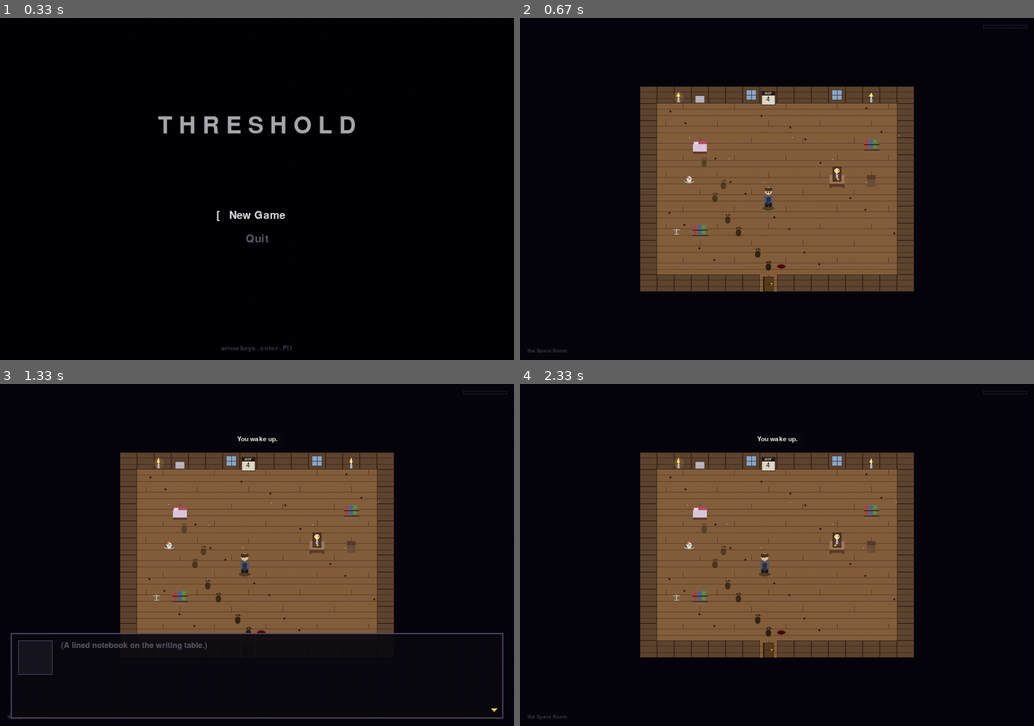
Above: before the commit, frames 1-4 (two rows, left to right).
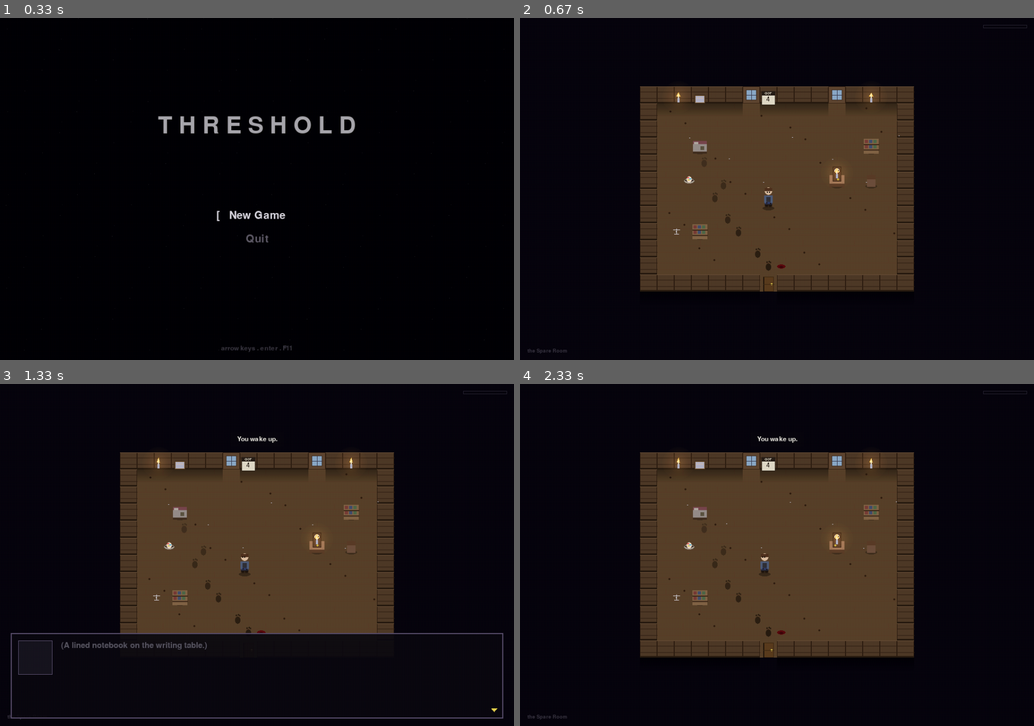
Above: after the commit, the same moments.

Repository: AV-ASU/Threshold
Game: pygame game, started from main.py
The game is run twice, just before and just after one commit, with the same random seed, the same clock (stepped at 60 frames per second) and the same inputs.
Inputs:
- Up to frame 1 (0.33 s): no input
- Up to frame 2 (0.67 s): tap Enter at 0.33 s
- Up to frame 3 (1.33 s): type "ann" at 0.67 s; tap Enter at 1 s; tap Space at 1.22 s
- Up to frame 4 (2.33 s): type "a" at 1.55 s; tap Enter at 1.68, 2.23 s; type "r" at 2.1 s

Frame 1 is identical in both runs. In frame 2, 22% of the frame differs, in the area x 23-77%, y 20-80%; in frame 3, 21%; in frame 4, 22%.

Commit message:
Darkwood art pass: lighting, shadows, muddy palette, the Yellow Sign
Builds the Darkwood look into the procedural draw layer so every scene
gets it. Desaturates the palette toward muddy/earthy/greyed tones
(floor base + per-tile detail colors) and ages the cheerful props (the
bed, the shelf books). Adds a cheap cached lighting model in
scenes/base.py + entities/decoration.py: soft contact shadows under
props, wall-cast shadows onto the floor + a height bevel on walls, and
warm light pools with falloff from candles, lanterns, and the fireplace.
Adds a bespoke asymmetric Yellow Sign glyph and uses it at scale in the
Sign Chamber and Scriptorium (replacing the scratch-mark placeholders).
Smoke test passes.

https://claude.ai/code/session_01GnCXFzCMyWzZvE9Lo4WQ4P

Diff:
--- a/entities/decoration.py
+++ b/entities/decoration.py
@@ -47,6 +47,45 @@
     return (int(round(ux * travel_x)), int(round(uy * travel_y)))
 
 
+# ---- Darkwood lighting helpers (mirror of scenes.base; kept local so
+# entities/ doesn't import scenes/) ----
+_DECO_SHADOW_CACHE = {}
+
+
+def _ground_shadow(surf, cx, cy, rw, rh, alpha=80):
+    key = (rw, rh, alpha)
+    s = _DECO_SHADOW_CACHE.get(key)
+    if s is None:
+        s = pygame.Surface((rw * 2, rh * 2), pygame.SRCALPHA)
+        pygame.draw.ellipse(s, (0, 0, 0, alpha), (0, 0, rw * 2, rh * 2))
+        _DECO_SHADOW_CACHE[key] = s
+    surf.blit(s, (int(cx - rw), int(cy - rh)))
+
+
+_DECO_POOL_CACHE = {}
+
+
+def _light_pool(surf, cx, cy, radius, color=(255, 170, 70), peak=70):
+    key = (radius, color, peak)
+    s = _DECO_POOL_CACHE.get(key)
+    if s is None:
+        s = pygame.Surface((radius * 2, radius * 2), pygame.SRCALPHA)
+        steps = 10
+        for k in range(steps, 0, -1):
+            r = max(1, int(radius * k / steps))
+            a = int(peak * (1 - k / steps) ** 1.4) + 4
+            pygame.draw.circle(s, (color[0], color[1], color[2], a),
+                               (radius, radius), r)
+        _DECO_POOL_CACHE[key] = s
+    surf.blit(s, (int(cx - radius), int(cy - radius)))
+
+
+_GROUNDED_DECOS = frozenset((
+    "well", "creepy_tree", "pickup_truck", "player_car", "cauldron",
+    "gas_pump", "payphone", "pedestal", "pillar", "wheelbarrow",
+))
+
+
 class Decoration:
     # Class-level player position cache. Game updates this every step
     # so a Decoration draw can read the player's world coords without
@@ -71,12 +110,15 @@
         sy = int(self.y - cam_y)
         if sx < -64 or sx > SCREEN_W + 64 or sy < -64 or sy > SCREEN_H + 64:
             return
+        if self.kind in _GROUNDED_DECOS:
+            _ground_shadow(surf, sx, sy + 16, 13, 5, 75)
         getattr(self, f"_draw_{self.kind}", self._draw_unknown)(surf, sx, sy)
 
     def _draw_unknown(self, surf, x, y):
         pygame.draw.rect(surf, (255, 0, 255), (x - 4, y - 4, 8, 8))
 
     def _draw_candle(self, surf, x, y):
+        _light_pool(surf, x, y - 2, 30, (255, 170, 80), 58)
         pygame.draw.rect(surf, (180, 180, 200), (x - 2, y, 4, 8))
         pygame.draw.rect(surf, (240, 230, 200), (x - 1, y - 4, 2, 4))
         f_h = 6 + math.sin(self.t * 18) * 1 + (random.random() - 0.5)
@@ -98,10 +140,6 @@
         pygame.draw.polygon(surf, (255, 200, 80), [(x, y - 4 - f_h), (x - f_w, y - 4), (x + f_w, y - 4)])
         pygame.draw.polygon(surf, (255, 240, 180),
                             [(x, y - 4 - f_h * 0.7), (x - f_w * 0.5, y - 4), (x + f_w * 0.5, y - 4)])
-        if int(self.t * 6) % 2 == 0:
-            glow = pygame.Surface((20, 20), pygame.SRCALPHA)
-            pygame.draw.circle(glow, (255, 200, 80, 30), (10, 10), 10)
-            surf.blit(glow, (x - 10, y - 12))
 
     def _draw_mud_footprint(self, surf, x, y):
         # A single boot print -- dark muddy oval with a heel mark and
@@ -324,6 +362,7 @@
         # top, lantern hangs from the arm tip. Earlier rounds drew only
         # the lantern + a stub of chain, which read as floating in the
         # corridor. The pole anchors it to the ground.
+        _light_pool(surf, x + 8, y, 40, (255, 175, 80), 72)
         ground_y = y + 18
         top_y = y - 22
         # vertical pole
@@ -983,6 +1022,35 @@
             w = max(1, int(h * tri_t))
             pygame.draw.line(surf, gold, (x - w, ly), (x + w, ly), 1)
 
+    def _draw_yellow_sign(self, surf, x, y):
+        # The Yellow Sign -- the cult's glyph, daubed on stone. An
+        # asymmetric three-armed curl in jaundiced yellow, breathing
+        # faintly. Deliberately wrong: the arms don't match, and the
+        # eye sits off-centre. This is the cosmic-horror anchor; it
+        # repeats at scale across the Scriptorium and Sign Chamber.
+        pulse = 1.0 + math.sin(self.t * 1.1 + self.seed) * 0.10
+        col = (196, 178, 72)
+        dark = (92, 80, 28)
+        R = 13 * pulse
+        arms = ((-1.5, 1.05), (1.15, 0.85), (0.25, 1.3))
+        for base_ang, lscale in arms:
+            L = R * lscale
+            pts = []
+            seg = 6
+            for i in range(seg + 1):
+                t = i / seg
+                a = base_ang + t * 1.05      # curl as the arm extends
+                rr = L * t
+                pts.append((int(x + math.cos(a) * rr),
+                            int(y + math.sin(a) * rr)))
+            pygame.draw.lines(surf, dark, False, pts, 4)
+            pygame.draw.lines(surf, col, False, pts, 2)
+        # Off-centre hooked eye at the heart of the glyph.
+        ex, ey = int(x - 1), int(y + 1)
+        pygame.draw.circle(surf, dark, (ex, ey), int(5 * pulse))
+        pygame.draw.circle(surf, col, (ex, ey), int(5 * pulse), 1)
+        pygame.draw.circle(surf, col, (ex + 2, ey - 1), 2)
+
     def _draw_chest(self, surf, x, y):
         # Wooden chest. Closed = lid down with a gold lock plate (and a
         # padlock if locked=True). Open = lid swung up and a dark
--- a/scenes/base.py
+++ b/scenes/base.py
@@ -6,24 +6,91 @@
 import pygame
 from constants import SCREEN_W, SCREEN_H, TILE
 
+
+# ---- Darkwood lighting / shadow helpers ----
+# Cheap, cached surfaces that turn the flat tile grid into something
+# with depth and mood: soft contact shadows ground props, warm light
+# pools relieve the dark, and a gradient strip casts wall shadows onto
+# the floor below them.
+_SHADOW_CACHE = {}
+
+
+def _ground_shadow(surf, cx, cy, rw, rh, alpha=80):
+    """Soft dark contact ellipse under a standing prop -- grounds it
+    so it stops looking like a sticker on the grid."""
+    key = (rw, rh, alpha)
+    s = _SHADOW_CACHE.get(key)
+    if s is None:
+        s = pygame.Surface((rw * 2, rh * 2), pygame.SRCALPHA)
+        pygame.draw.ellipse(s, (0, 0, 0, alpha), (0, 0, rw * 2, rh * 2))
+        _SHADOW_CACHE[key] = s
+    surf.blit(s, (int(cx - rw), int(cy - rh)))
+
+
+_POOL_CACHE = {}
+
+
+def _light_pool(surf, cx, cy, radius, color=(255, 170, 70), peak=70):
+    """Warm radial light pool with falloff. Normal-alpha overlay so it
+    reads as light spilling on the dark floor without blowing out."""
+    key = (radius, color, peak)
+    s = _POOL_CACHE.get(key)
+    if s is None:
+        s = pygame.Surface((radius * 2, radius * 2), pygame.SRCALPHA)
+        steps = 10
+        for k in range(steps, 0, -1):
+            r = max(1, int(radius * k / steps))
+            a = int(peak * (1 - k / steps) ** 1.4) + 4
+            pygame.draw.circle(s, (color[0], color[1], color[2], a),
+                               (radius, radius), r)
+        _POOL_CACHE[key] = s
+    surf.blit(s, (int(cx - radius), int(cy - radius)))
+
+
+_WALL_SHADOW = None
+
+
+def _wall_shadow_strip():
+    """A TILE-wide gradient (dark at top, fading down) blitted onto the
+    floor tile south of a wall, faking cast shadow + height."""
+    global _WALL_SHADOW
+    if _WALL_SHADOW is None:
+        h = (TILE * 3) // 4
+        s = pygame.Surface((TILE, h), pygame.SRCALPHA)
+        for yy in range(h):
+            a = int(100 * (1 - yy / h))
+            pygame.draw.line(s, (0, 0, 0, a), (0, yy), (TILE, yy))
+        _WALL_SHADOW = s
+    return _WALL_SHADOW
+
+
+# Object chars tall enough to throw a shadow onto the floor below.
+_SHADOW_CASTERS = frozenset("#WTpj%&lzqKR")
+# draw_object kinds that get a soft contact shadow at their base.
+_STANDING_KINDS = frozenset((
+    "tree", "cornstalk", "rock", "bed", "table", "chair",
+    "shelf", "stove", "crate", "debris",
+))
+
+
 FLOOR_DEFS = {
-    "g": {"color": (58, 100, 60),  "step": "step_grass"},
-    "G": {"color": (40, 80, 48),   "step": "step_grass"},
-    "_": {"color": (118, 110, 100),"step": "step_stone"},
-    "=": {"color": (132, 96, 60),  "step": "step_wood"},
-    ",": {"color": (110, 50, 70),  "step": "step_carpet"},
-    ".": {"color": (40, 36, 50),   "step": "step_stone"},
+    "g": {"color": (46, 58, 44),   "step": "step_grass"},
+    "G": {"color": (34, 46, 36),   "step": "step_grass"},
+    "_": {"color": (80, 78, 74),   "step": "step_stone"},
+    "=": {"color": (88, 66, 42),   "step": "step_wood"},
+    ",": {"color": (74, 40, 50),   "step": "step_carpet"},
+    ".": {"color": (30, 28, 38),   "step": "step_stone"},
     "@": {"color": (8, 6, 14),     "step": "step_void"},
     # Round-13: river floor is no longer universally solid. The
     # mistlands river enforces directional access via Game's
     # `_river_blocks` check (player.in_river state + designated entry
     # tile). Other scenes can still use `~` as decorative water; nothing
     # else currently does.
-    "~": {"color": (38, 80, 140),  "step": "step_stone"},
+    "~": {"color": (30, 52, 78),   "step": "step_stone"},
     # Dirt footpath -- the worn-grass walking lane that runs through every
     # outdoor scene (replaces the round-4 stone corridor). Soft ochre so
     # it reads as packed dirt next to grass without going full road.
-    "d": {"color": (132, 102, 70), "step": "step_grass"},
+    "d": {"color": (96, 76, 52),   "step": "step_grass"},
     "x": {"color": (28, 22, 30),   "step": "step_stone"},  # basement floor
     # Dense corn cover. Walkable + step_grass, but the per-tick
     # cover check in Game.update_player flips player.hidden to
@@ -32,7 +99,7 @@
     # Visually a deeper corn-green than `g` so the patches read
     # at a glance; scenes are encouraged to layer grass_tuft
     # decorations on top for body.
-    ":": {"color": (44, 78, 46),   "step": "step_grass"},
+    ":": {"color": (38, 52, 40),   "step": "step_grass"},
 }
 
 
@@ -169,21 +236,29 @@
     if not od or od["kind"] in ("invisible", "void_passage", "outdoor_passage"):
         return
     kind = od["kind"]
+    if kind in _STANDING_KINDS:
+        _ground_shadow(surf, rx + TILE // 2, ry + TILE - 5, 11, 4, 70)
     if kind == "stone_wall":
-        pygame.draw.rect(surf, (74, 70, 86), (rx, ry, TILE, TILE))
-        pygame.draw.rect(surf, (40, 36, 48), (rx, ry, TILE, TILE), 1)
-        pygame.draw.line(surf, (40, 36, 48), (rx, ry + 16), (rx + TILE, ry + 16), 1)
-        pygame.draw.line(surf, (40, 36, 48), (rx + 16, ry), (rx + 16, ry + 16), 1)
-        pygame.draw.line(surf, (40, 36, 48), (rx + 8, ry + 16), (rx + 8, ry + TILE), 1)
-        pygame.draw.line(surf, (40, 36, 48), (rx + 24, ry + 16), (rx + 24, ry + TILE), 1)
+        pygame.draw.rect(surf, (64, 62, 66), (rx, ry, TILE, TILE))
+        pygame.draw.rect(surf, (34, 32, 38), (rx, ry, TILE, TILE), 1)
+        pygame.draw.line(surf, (34, 32, 38), (rx, ry + 16), (rx + TILE, ry + 16), 1)
+        pygame.draw.line(surf, (34, 32, 38), (rx + 16, ry), (rx + 16, ry + 16), 1)
+        pygame.draw.line(surf, (34, 32, 38), (rx + 8, ry + 16), (rx + 8, ry + TILE), 1)
+        pygame.draw.line(surf, (34, 32, 38), (rx + 24, ry + 16), (rx + 24, ry + TILE), 1)
+        # Height bevel: lit top edge, shadowed base -- fakes a block
+        # with mass instead of a flat painted tile.
+        pygame.draw.line(surf, (88, 86, 92), (rx, ry), (rx + TILE - 1, ry), 1)
+        pygame.draw.rect(surf, (22, 20, 26), (rx, ry + TILE - 3, TILE, 3))
     elif kind == "wood_wall" or kind == "fake_wall":
         # fake_wall draws identically to wood_wall so the player can't
         # distinguish them visually -- the only tell is that walking
         # into a fake_wall doesn't bump.
-        pygame.draw.rect(surf, (96, 70, 50), (rx, ry, TILE, TILE))
-        pygame.draw.rect(surf, (60, 40, 25), (rx, ry, TILE, TILE), 1)
-        pygame.draw.line(surf, (60, 40, 25), (rx, ry + 10), (rx + TILE, ry + 10), 1)
-        pygame.draw.line(surf, (60, 40, 25), (rx, ry + 22), (rx + TILE, ry + 22), 1)
+        pygame.draw.rect(surf, (80, 58, 40), (rx, ry, TILE, TILE))
+        pygame.draw.rect(surf, (48, 32, 20), (rx, ry, TILE, TILE), 1)
+        pygame.draw.line(surf, (48, 32, 20), (rx, ry + 10), (rx + TILE, ry + 10), 1)
+        pygame.draw.line(surf, (48, 32, 20), (rx, ry + 22), (rx + TILE, ry + 22), 1)
+        pygame.draw.line(surf, (104, 80, 56), (rx, ry), (rx + TILE - 1, ry), 1)
+        pygame.draw.rect(surf, (40, 28, 18), (rx, ry + TILE - 3, TILE, 3))
     elif kind == "tree":
         pygame.draw.rect(surf, (60, 40, 25), (rx + 13, ry + 22, 6, 10))
         pygame.draw.circle(surf, (24, 56, 30), (rx + 16, ry + 14), 14)
@@ -206,10 +281,12 @@
         pygame.draw.circle(surf, (100, 100, 110), (rx + 16, ry + 18), 12)
         pygame.draw.circle(surf, (70, 70, 80), (rx + 12, ry + 14), 4)
     elif kind == "bed":
-        pygame.draw.rect(surf, (220, 200, 220), (rx + 3, ry + 6, 26, 22))
-        pygame.draw.rect(surf, (180, 80, 100), (rx + 3, ry + 6, 26, 6))
-        pygame.draw.rect(surf, (240, 230, 240), (rx + 5, ry + 8, 8, 4))
-        pygame.draw.rect(surf, (90, 60, 40), (rx + 3, ry + 26, 26, 4))
+        pygame.draw.rect(surf, (150, 142, 138), (rx + 3, ry + 6, 26, 22))
+        pygame.draw.rect(surf, (120, 70, 78), (rx + 3, ry + 6, 26, 6))
+        pygame.draw.rect(surf, (178, 170, 162), (rx + 5, ry + 8, 8, 4))
+        pygame.draw.rect(surf, (66, 46, 32), (rx + 3, ry + 26, 26, 4))
+        # An old stain, the kind that doesn't wash out.
+        pygame.draw.rect(surf, (92, 84, 66), (rx + 17, ry + 16, 7, 7))
     elif kind == "table":
         pygame.draw.rect(surf, (160, 120, 90), (rx + 2, ry + 6, 28, 20))
         pygame.draw.rect(surf, (90, 60, 40), (rx + 2, ry + 22, 28, 6))
@@ -223,7 +300,7 @@
         pygame.draw.line(surf, (60, 40, 25), (rx + 2, ry + 12), (rx + 30, ry + 12), 2)
         pygame.draw.line(surf, (60, 40, 25), (rx + 2, ry + 22), (rx + 30, ry + 22), 2)
         for i in range(3):
-            col = [(180, 60, 60), (60, 100, 180), (60, 160, 80)][i]
+            col = [(120, 60, 55), (66, 78, 110), (78, 104, 72)][i]
             pygame.draw.rect(surf, col, (rx + 4 + i * 8, ry + 4, 6, 6))
             pygame.draw.rect(surf, col, (rx + 4 + i * 8, ry + 14, 6, 6))
     elif kind == "window":
@@ -263,7 +340,8 @@
         # inner flame -- the fire briefly resembles a face with two
         # hollow eyes. Held for ~80ms then the flame returns to its
         # normal taper.
-        pygame.draw.rect(surf, (74, 70, 86), (rx, ry, TILE, TILE))
+        _light_pool(surf, rx + 16, ry + 22, 44, (255, 140, 50), 92)
+        pygame.draw.rect(surf, (64, 62, 66), (rx, ry, TILE, TILE))
         pygame.draw.rect(surf, (10, 8, 12), (rx + 6, ry + 8, 20, 20))
         t = pygame.time.get_ticks() / 100.0
         f_h = 6 + int(math.sin(t) * 2)
@@ -424,14 +502,14 @@
         for i in range(2):
             sx = (seed * (i * 3 + 1)) % 28
             sy = (seed * (i * 5 + 7)) % 28
-            pygame.draw.rect(surf, (48, 86, 54),
+            pygame.draw.rect(surf, (40, 50, 40),
                              (rx + sx, ry + sy, 2, 2))
         if seed % 7 == 0:
-            pygame.draw.rect(surf, (40, 90, 50),
+            pygame.draw.rect(surf, (54, 64, 46),
                              (rx + (seed % 26), ry + (seed * 3 % 26), 2, 4))
         if seed % 11 == 0:
             # Dead clump
-            pygame.draw.rect(surf, (90, 78, 40),
+            pygame.draw.rect(surf, (66, 56, 34),
                              (rx + (seed * 2 % 26),
                               ry + (seed * 5 % 26), 3, 2))
         if seed % 73 == 0:
@@ -441,7 +519,7 @@
                              (rx + (seed * 3 % 28),
                               ry + (seed * 7 % 28), 1, 1))
     elif ch == "_":
-        pygame.draw.rect(surf, (130, 125, 120),
+        pygame.draw.rect(surf, (92, 90, 86),
                          (rx + 1, ry + 1, TILE - 2, TILE - 2), 1)
         # Scatter a few darker grout lines so stone reads as paved
         # rather than a single block.
@@ -483,13 +561,13 @@
     elif ch == "~":
         # Water with two phase-offset ripples and a rare foam fleck.
         t = (tx + ty + pygame.time.get_ticks() // 200) % 8
-        pygame.draw.rect(surf, (60, 100, 160),
+        pygame.draw.rect(surf, (44, 68, 96),
                          (rx + t, ry + 8, 8, 2))
-        pygame.draw.rect(surf, (60, 100, 160),
+        pygame.draw.rect(surf, (44, 68, 96),
                          (rx + (t + 4) % TILE, ry + 22, 8, 2))
         seed = tx * 11 + ty * 23
         if seed % 13 == 0:
-            pygame.draw.rect(surf, (180, 200, 230),
+            pygame.draw.rect(surf, (120, 150, 175),
                              (rx + (seed % 28), ry + (seed * 5 % 28),
                               1, 1))
     elif ch == "@":
@@ -741,6 +819,16 @@
                 rx = tx * TILE - cam_x
                 ry = ty * TILE - cam_y
                 draw_floor(surf, ch, rx, ry, tx, ty)
+        # Wall-cast shadows: every tall tile throws a soft shadow onto
+        # the floor tile to its south, faking height + grounding the
+        # walls. Drawn between floor and objects so the shadow lands on
+        # the floor but is covered where the southern tile is also a wall.
+        strip = _wall_shadow_strip()
+        for ty in range(y0, y1):
+            for tx in range(x0, x1):
+                if self.objects[ty][tx] in _SHADOW_CASTERS:
+                    surf.blit(strip, (tx * TILE - cam_x,
+                                      (ty + 1) * TILE - cam_y))
         for ty in range(y0, y1):
             for tx in range(x0, x1):
                 ch = self.objects[ty][tx]
--- a/scenes/well.py
+++ b/scenes/well.py
@@ -222,10 +222,10 @@
     sc.set_spawn("from_above", 1, 4)
     sc.set_spawn("from_below", 10, 4)
 
-    # The Sign, copied a thousand times onto the walls.
+    # The Sign, copied over and over onto the walls.
     for tx, ty in [(2, 1), (5, 1), (9, 1), (10, 6)]:
         sc.add_decoration(Decoration(tx * TILE + 16, ty * TILE + 16,
-                                     "phantom_mark"))
+                                     "yellow_sign"))
     sc.add_decoration(Decoration(7 * TILE + 16, 2 * TILE + 6, "candle"))
     sc._desk_pos = (3 * TILE + 16, 2 * TILE + 16)
     sc.hide_spots = [
@@ -272,10 +272,11 @@
     sign_x = 5 * TILE + 16
     sign_y = 1 * TILE + 16
     sc._sign_pos = (sign_x, sign_y)
-    for tx in (3, 4, 5, 6, 7):
-        sc.add_decoration(Decoration(tx * TILE + 16, 1 * TILE + 16,
-                                     "claw_marks"))
-    sc.add_decoration(Decoration(sign_x, 1 * TILE + 16, "phantom_mark"))
+    # The Sign itself -- one large glyph centred on the north wall,
+    # flanked by two smaller ones, ringed with candles.
+    sc.add_decoration(Decoration(sign_x, 1 * TILE + 18, "yellow_sign"))
+    sc.add_decoration(Decoration(3 * TILE + 16, 1 * TILE + 16, "yellow_sign"))
+    sc.add_decoration(Decoration(7 * TILE + 16, 1 * TILE + 16, "yellow_sign"))
     for tx in (2, 4, 6, 8):
         sc.add_decoration(Decoration(tx * TILE + 16, 2 * TILE + 16, "candle"))
     sc.hide_spots = [
Not shown, changed: NARRATIVE.md
